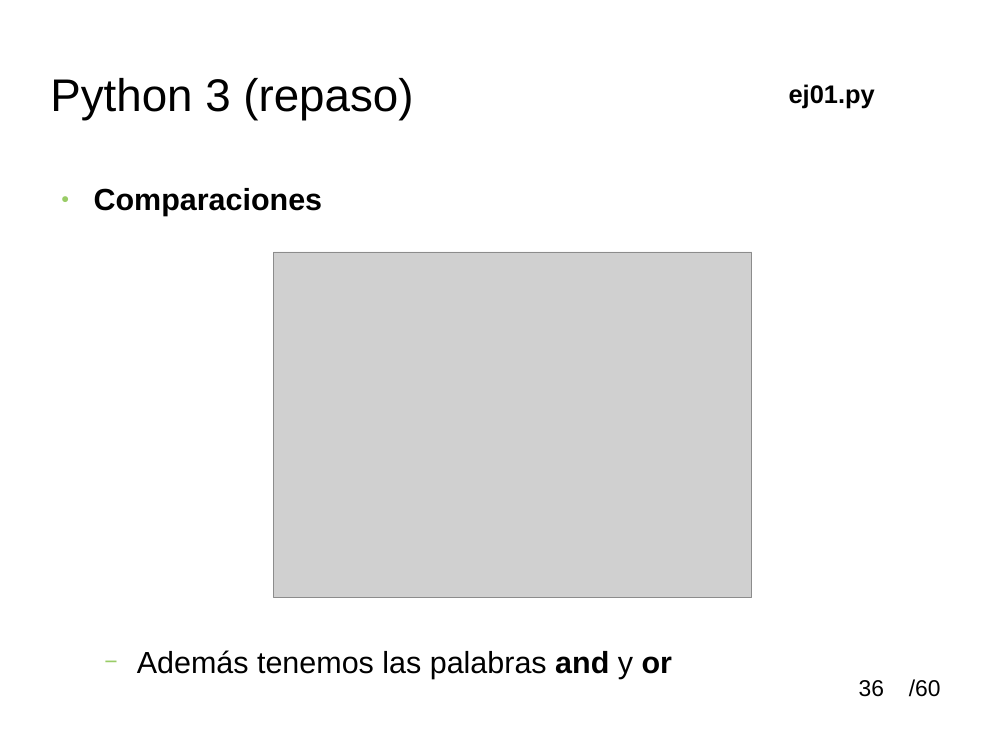
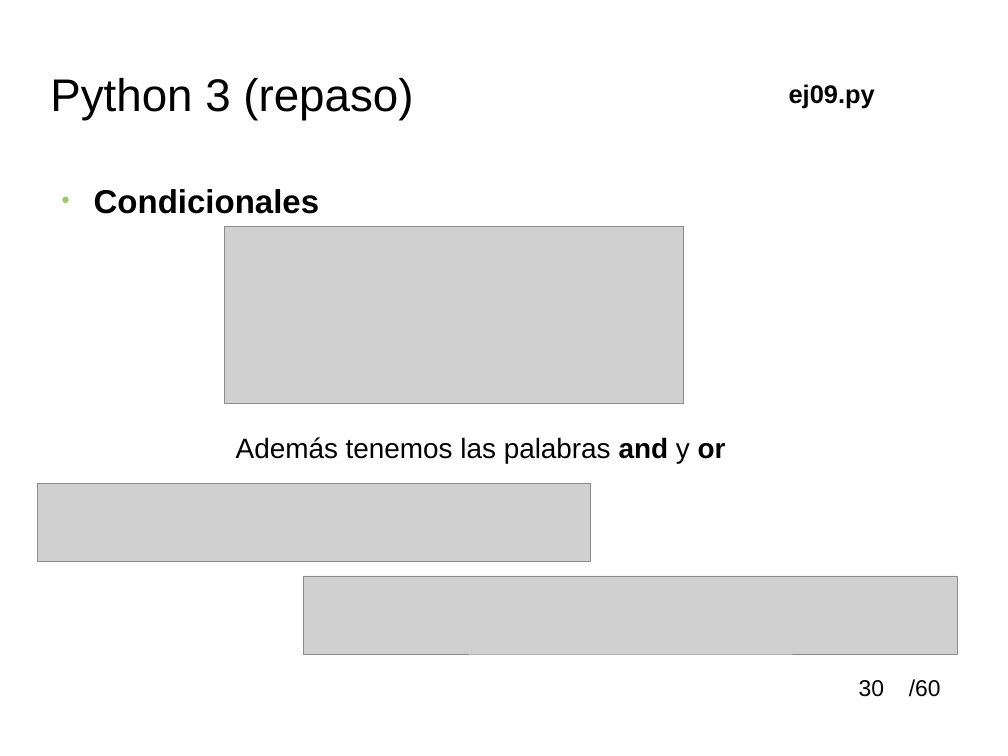
Before and after one commit to soa32123/cursoBasicoPythonSOM, a slide deck: slide 30 of material/python_tutoria_1smr.odp (slide 36 before the commit). Drawn at 1008x756 pixels with LibreOffice and Linux fonts; fonts in the diff are those of the drawing; grey boxes stand for pictures; background and template pictures are left out. Boxes give left, top, right and bottom in pixels: in the first picture for what was removed or moved away, otherwise in the second. Text is boxed around its words. In the diff, an @@ line names an element or a change of style, - is before the commit and + after.

```diff
--- a/material/python_tutoria_1smr.odp
+++ b/material/python_tutoria_1smr.odp
@@ text at (789,84,875,108): text changed @@
-ej01.py
+ej09.py
@@ text at (94,188,323,216): paragraph removed @@
-● Comparaciones
@@ text added at (94,189,320,214), 26 pt, text #000000, bold @@
+● Condicionales
@@ picture: place and size @@
-picture at (273,252,752,598)
+picture at (225,226,684,403)
@@ text "Además tenemos las palabras and ...": place and size @@
-text "Además tenemos las palabras and ..." at (94,188,672,679)
+text "Además tenemos las palabras and ..." at (236,437,726,463)
@@ text "Además tenemos las palabras and ..." at (236,437,726,463): size 24.1 to 22 pt; bullet − to none; list level 2 to 1 in "Además tenemos las palabras and ..." @@
@@ picture added at (38,484,591,562) @@
@@ picture added at (304,576,958,654) @@
@@ page number at (859,680,884,697): text changed @@
-36
+30
```
Also in this commit, not shown: 24 other slides changed, 4 other files.
